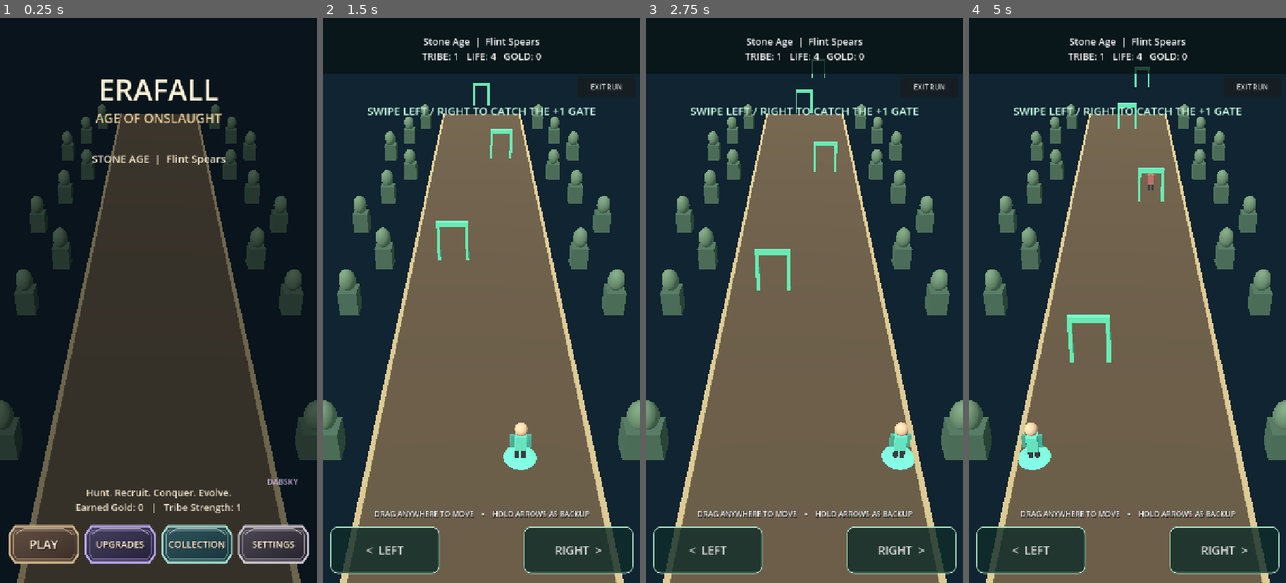
Above: before the commit, frames 1-4 (left to right).
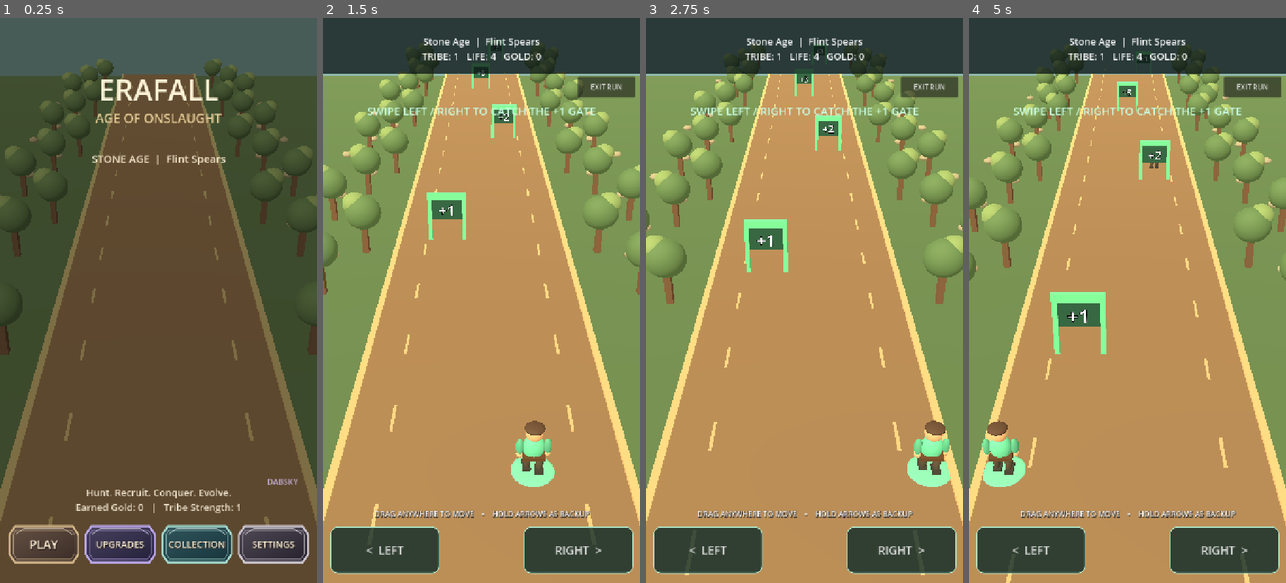
Above: after the commit, the same moments.

Repository: demetrecerrone-star/EraFall-Age-of-Onslaught
Game: Godot game, scene res://scenes/Main.tscn
The game is run twice, just before and just after one commit, with the same random seed, the same clock (stepped at 60 frames per second) and the same inputs.
Inputs (mouse positions are in pixels of both pictures, inside the frame that each line leads up to):
- Up to frame 1 (0.25 s): no input
- Up to frame 2 (1.5 s): click "PLAY" at 0.5 s; move the mouse to (551, 272) at 1.27 s; hold Right from 1.28 s (still down); click (551, 272) at 1.42 s
- Up to frame 3 (2.75 s): release Right at 2 s; drag from (741, 328) to (788, 413) at 2.02 s
- Up to frame 4 (5 s): move the mouse to (1159, 176) at 2.77 s; hold Right 2.78-3.5 s; drag from (1111, 413) to (1032, 215) at 3.52 s; move the mouse to (1222, 385) at 4.27 s; hold Left from 4.28 s (still down)

The runs differ from the first frame. In frame 1, 88% of the frame differs, in the area x 0-100%, y 0-100%; in frame 2, 94%; in frame 3, 94%; in frame 4, 94%.

Commit message:
Improve Stone Age play area, moving terrain, running hunters, visible gates and spears

Diff:
--- a/scripts/Main.gd
+++ b/scripts/Main.gd
@@ -32,6 +32,9 @@
 var arena: Node3D
 var formations: Node3D
 var track: MeshInstance3D
+var terrain: MeshInstance3D
+var sky_env: Environment
+var scrolling_props: Array[Node3D] = []
 var camera: Camera3D
 var menu: Control
 var hud: Control
@@ -89,6 +92,7 @@
     if not spawned_boss and time_in_stage >= 43.0:
         spawned_boss = true
         _spawn_enemy("boss")
+    _move_scenery(delta)
     _move_gates(delta)
     _move_enemies(delta)
     _move_projectiles(delta)
@@ -128,27 +132,30 @@
     var environment_node := WorldEnvironment.new()
     var env := Environment.new()
     env.background_mode = Environment.BG_COLOR
-    env.background_color = Color("#102431")
+    env.background_color = Color("#91b9ab")
     env.ambient_light_source = Environment.AMBIENT_SOURCE_COLOR
-    env.ambient_light_color = Color("#bfd4d8")
-    env.ambient_light_energy = 0.65
+    env.ambient_light_color = Color("#ffe2b2")
+    env.ambient_light_energy = 0.84
+    sky_env = env
     environment_node.environment = env
     add_child(environment_node)
 
     var sun := DirectionalLight3D.new()
-    sun.rotation_degrees = Vector3(-52, -38, 0)
-    sun.light_energy = 1.25
+    sun.rotation_degrees = Vector3(-49, -32, 0)
+    sun.light_color = Color("#ffe6b8")
+    sun.light_energy = 1.5
     add_child(sun)
 
     camera = Camera3D.new()
-    camera.position = Vector3(0.0, 22.0, 28.0)
-    camera.fov = 51.0
+    # Bring the hunter into focus; the first prototype viewed the action too far away.
+    camera.position = Vector3(0.0, 17.0, 24.0)
+    camera.fov = 49.0
     camera.far = 110.0
     camera.current = true
     # Node3D.look_at needs an active tree/global transform. Calling it
     # before add_child leaves the camera facing the horizon on Android.
     add_child(camera)
-    camera.look_at(Vector3(0.0, 0.0, -8.0), Vector3.UP)
+    camera.look_at(Vector3(0.0, 0.0, -6.0), Vector3.UP)
 
     arena = Node3D.new()
     arena.name = "LevelObjects"
@@ -157,25 +164,52 @@
     formations.name = "Tribe"
     add_child(formations)
 
-    track = _box(arena, Vector3(11.0, 0.32, 95.0), Color("#70614b"), Vector3(0, -0.16, -13.0))
-    _box(arena, Vector3(0.27, 0.24, 95), Color("#c2ab7a"), Vector3(-5.55, 0, -13))
-    _box(arena, Vector3(0.27, 0.24, 95), Color("#c2ab7a"), Vector3(5.55, 0, -13))
+    terrain = _box(arena, Vector3(85.0, 0.55, 130.0), Color("#537552"), Vector3(0, -0.48, -13.0))
+    track = _box(arena, Vector3(11.0, 0.32, 130.0), Color("#806d50"), Vector3(0, -0.16, -13.0))
+    _box(arena, Vector3(0.33, 0.27, 130), Color("#d3b587"), Vector3(-5.55, 0, -13))
+    _box(arena, Vector3(0.33, 0.27, 130), Color("#d3b587"), Vector3(5.55, 0, -13))
+    # Passing terrain markers and roadside objects make it read as a forward run.
+    # Props are reused instead of continuously allocating new mesh instances.
     for i in range(20):
-        var z := -54.0 + float(i) * 6.7
+        var z := -67.0 + float(i) * 5.5
         for side in [-1, 1]:
-            var x := float(side) * (7.7 + float(i % 3) * 1.5)
-            _box(arena, Vector3(1.3, 1.7, 1.3), Color("#486651"), Vector3(x, 0.65, z))
-            _sphere(arena, Color("#668465"), Vector3(x, 2.2, z), Vector3(1.15, 1.6, 1.15))
+            var sign := float(side)
+            var prop := Node3D.new()
+            arena.add_child(prop)
+            prop.position = Vector3(sign * (7.5 + float(i % 3) * 1.6), 0, z)
+            _box(prop, Vector3(0.38, 2.6, 0.42), Color("#6c5541"), Vector3(0, 1.22, 0))
+            _sphere(prop, Color("#5b8258"), Vector3(0, 2.66, 0), Vector3(2.3, 2.15, 1.95))
+            _sphere(prop, Color("#83a66e"), Vector3(sign * 0.48, 3.18, -0.14), Vector3(1.56, 1.4, 1.45))
+            _sphere(prop, Color("#a0a28c"), Vector3(sign * 2.0, 0.27, 1.1), Vector3(0.9, 0.53, 0.78))
+            scrolling_props.append(prop)
+        for side in [-1, 1]:
+            var marker := Node3D.new()
+            arena.add_child(marker)
+            marker.position = Vector3(float(side) * 3.7, 0.055, z)
+            _box(marker, Vector3(0.13, 0.06, 1.65), Color("#ccb287"), Vector3.ZERO)
+            scrolling_props.append(marker)
     _paint_era()
 
 
 func _paint_era() -> void:
-    var c: Color = Color(Catalog.get_era(era_index)["accent"])
+    # Distinct palettes are only a first terrain pass; bespoke era assets follow.
+    var roads := ["#887257", "#9e7c59", "#727674", "#777267", "#6e6660", "#666d78", "#4b5367"]
+    var grounds := ["#537552", "#887856", "#617561", "#58745b", "#6b6658", "#4d6761", "#414765"]
+    var skies := ["#91b9ab", "#b3b49e", "#97a7aa", "#89aba2", "#a3a3a6", "#7fa7c0", "#777dba"]
     if track != null:
-        var material := StandardMaterial3D.new()
-        material.albedo_color = c.darkened(0.54)
-        material.roughness = 1.0
-        track.material_override = material
+        track.material_override = _material(Color(roads[era_index]))
+    if terrain != null:
+        terrain.material_override = _material(Color(grounds[era_index]))
+    if sky_env != null:
+        sky_env.background_color = Color(skies[era_index])
+
+
+func _move_scenery(delta: float) -> void:
+    # The camera follows a running hunter while the track flows toward them.
+    for prop in scrolling_props:
+        prop.position.z += 5.3 * delta
+        if prop.position.z > HERO_Z + 17.0:
+            prop.position.z -= 110.0
 
 
 func _box(parent: Node3D, dimensions: Vector3, color: Color, at: Vector3) -> MeshInstance3D:
@@ -212,16 +246,41 @@
 func _fighter(color: Color, is_boss: bool = false) -> Node3D:
     var unit := Node3D.new()
     arena.add_child(unit)
-    _box(unit, Vector3(0.55, 0.9, 0.45), color, Vector3(0, 1.13, 0))
-    _sphere(unit, Color("#e9bd96"), Vector3(0, 1.93, 0), Vector3(0.63, 0.68, 0.62))
-    _box(unit, Vector3(0.2, 0.85, 0.23), Color("#34363a"), Vector3(-0.16, 0.44, 0))
-    _box(unit, Vector3(0.2, 0.85, 0.23), Color("#34363a"), Vector3(0.16, 0.44, 0))
-    _box(unit, Vector3(0.19, 0.7, 0.2), color.darkened(0.25), Vector3(-0.41, 1.2, 0))
-    _box(unit, Vector3(0.19, 0.7, 0.2), color.darkened(0.25), Vector3(0.41, 1.2, 0))
+    var skin := Color("#e6ba91")
+    _sphere(unit, color, Vector3(0, 1.25, 0), Vector3(0.83, 1.03, 0.65))
+    _sphere(unit, skin, Vector3(0, 1.96, 0), Vector3(0.68, 0.76, 0.67))
+    _sphere(unit, Color("#554337"), Vector3(0, 2.22, 0.12), Vector3(0.73, 0.28, 0.71))
+    _box(unit, Vector3(0.85, 0.15, 0.69), Color("#5b422d"), Vector3(0, 0.92, 0))
+    for side in [-1, 1]:
+        var sign := float(side)
+        var leg := Node3D.new()
+        leg.name = "LeftLeg" if side == -1 else "RightLeg"
+        leg.position = Vector3(sign * 0.23, 0.94, 0)
+        unit.add_child(leg)
+        _sphere(leg, Color("#4d4b40"), Vector3(0, -0.38, 0), Vector3(0.30, 0.77, 0.34))
+        _box(leg, Vector3(0.31, 0.22, 0.50), Color("#383a38"), Vector3(0, -0.82, -0.08))
+        var arm := Node3D.new()
+        arm.name = "LeftArm" if side == -1 else "RightArm"
+        arm.position = Vector3(sign * 0.51, 1.59, 0)
+        unit.add_child(arm)
+        _sphere(arm, color.darkened(0.16), Vector3(0, -0.32, 0), Vector3(0.31, 0.70, 0.30))
+        _sphere(arm, skin, Vector3(0, -0.66, -0.02), Vector3(0.26, 0.27, 0.27))
     if is_boss:
-        unit.scale = Vector3(1.75, 1.75, 1.75)
-        _box(unit, Vector3(1.1, 0.24, 0.28), Color("#dbb66e"), Vector3(0, 2.35, 0))
+        unit.scale = Vector3(1.85, 1.85, 1.85)
+        _box(unit, Vector3(1.03, 0.21, 0.30), Color("#f0cc74"), Vector3(0, 2.40, 0))
+        _sphere(unit, Color("#c44936"), Vector3(0, 2.56, 0), Vector3(0.52, 0.35, 0.45))
     return unit
+
+
+func _animate_running(unit: Node3D, phase: float) -> void:
+    if unit.has_node("LeftLeg"):
+        (unit.get_node("LeftLeg") as Node3D).rotation.x = sin(phase) * 0.44
+    if unit.has_node("RightLeg"):
+        (unit.get_node("RightLeg") as Node3D).rotation.x = -sin(phase) * 0.44
+    if unit.has_node("LeftArm"):
+        (unit.get_node("LeftArm") as Node3D).rotation.x = -sin(phase) * 0.27
+    if unit.has_node("RightArm"):
+        (unit.get_node("RightArm") as Node3D).rotation.x = sin(phase) * 0.27
 
 
 func _beast(color: Color, is_boss: bool = false) -> Node3D:
@@ -234,6 +293,9 @@
             _box(beast, Vector3(0.27, 0.74, 0.29), color.darkened(0.25), Vector3(x, 0.38, z))
     _sphere(beast, Color("#f8cc61"), Vector3(-0.26, 1.12, -1.15), Vector3(0.15, 0.14, 0.15))
     _sphere(beast, Color("#f8cc61"), Vector3(0.26, 1.12, -1.15), Vector3(0.15, 0.14, 0.15))
+    for sign in [-1.0, 1.0]:
+        _sphere(beast, color.darkened(0.22), Vector3(sign * 0.42, 1.53, -0.76), Vector3(0.32, 0.64, 0.30))
+    _sphere(beast, color.darkened(0.15), Vector3(0, 1.18, 0.95), Vector3(0.55, 0.44, 1.05))
     if is_boss:
         beast.scale = Vector3(1.5, 1.5, 1.5)
     return beast
@@ -303,6 +365,7 @@
         var x_offset := float(column) * 0.77
         var running_bob := absf(sin(time_in_stage * 10.0 + float(i) * 0.7)) * 0.09
         ally_models[i].position = Vector3(clampf(player_x + x_offset, -TRACK_EDGE, TRACK_EDGE), running_bob, HERO_Z + float(row) * 1.04)
+        _animate_running(ally_models[i], time_in_stage * 10.0 + float(i) * 0.7)
 
 
 func _spawn_gate(amount: int, x: float, z: float) -> void:
@@ -313,6 +376,14 @@
     _box(gate, Vector3(0.26, 3.0, 0.28), color, Vector3(-1.13, 1.5, 0))
     _box(gate, Vector3(0.26, 3.0, 0.28), color, Vector3(1.13, 1.5, 0))
     _box(gate, Vector3(2.52, 0.43, 0.3), color, Vector3(0, 3.08, 0))
+    _box(gate, Vector3(2.02, 1.34, 0.16), Color("#245847"), Vector3(0, 2.16, 0))
+    var gate_number := Label3D.new()
+    gate_number.text = "+%d" % amount
+    gate_number.font_size = 108
+    gate_number.pixel_size = 0.009
+    gate_number.modulate = Color("#ffffff")
+    gate_number.position = Vector3(0, 2.14, 0.17)
+    gate.add_child(gate_number)
     gates.append({"node": gate, "amount": amount, "speed": 3.85})
 
 
@@ -363,6 +434,7 @@
         var foe := enemies[i]
         var node := foe["node"] as Node3D
         node.position.z += float(foe["speed"]) * delta
+        _animate_running(node, time_in_stage * 7.0 + float(i))
         if node.position.z > HERO_Z + 0.2:
             health -= 2 if str(foe["kind"]) == "boss" else 1
             if allies > 1:
@@ -381,7 +453,12 @@
         arena.add_child(shot)
         shot.position = Vector3(ally.position.x, 1.65, ally.position.z - 0.3)
         var color := Color(Catalog.get_era(era_index)["accent"]).lightened(0.1)
-        _sphere(shot, color, Vector3.ZERO, Vector3(0.23, 0.23, 0.61))
+        if era_index == 0:
+            # Stone Age volleys visibly throw flint-tipped spears, not glowing balls.
+            _box(shot, Vector3(0.11, 0.11, 1.25), Color("#bc9562"), Vector3.ZERO)
+            _sphere(shot, Color("#cdd0bd"), Vector3(0, 0, -0.78), Vector3(0.24, 0.21, 0.40))
+        else:
+            _sphere(shot, color, Vector3.ZERO, Vector3(0.24, 0.24, 0.65))
         projectiles.append({"node": shot, "damage": 1 + int(attack_upgrade / 2)})
 
 
